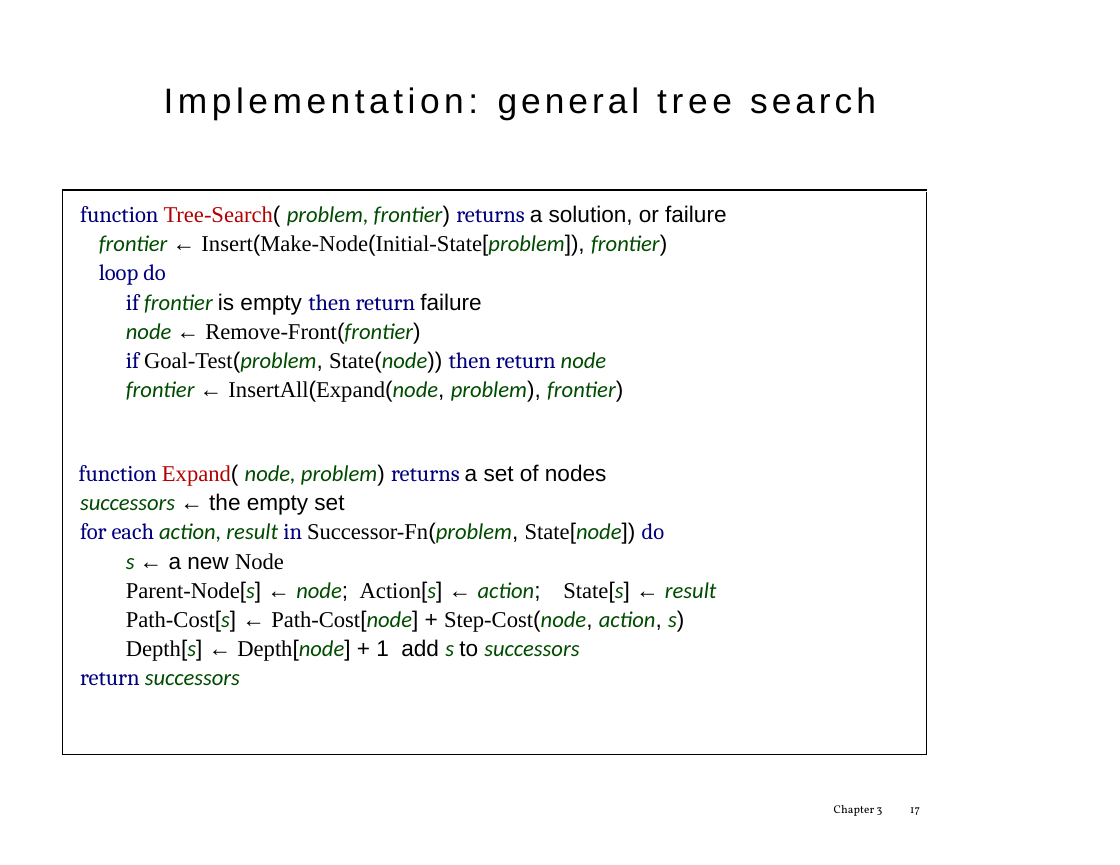
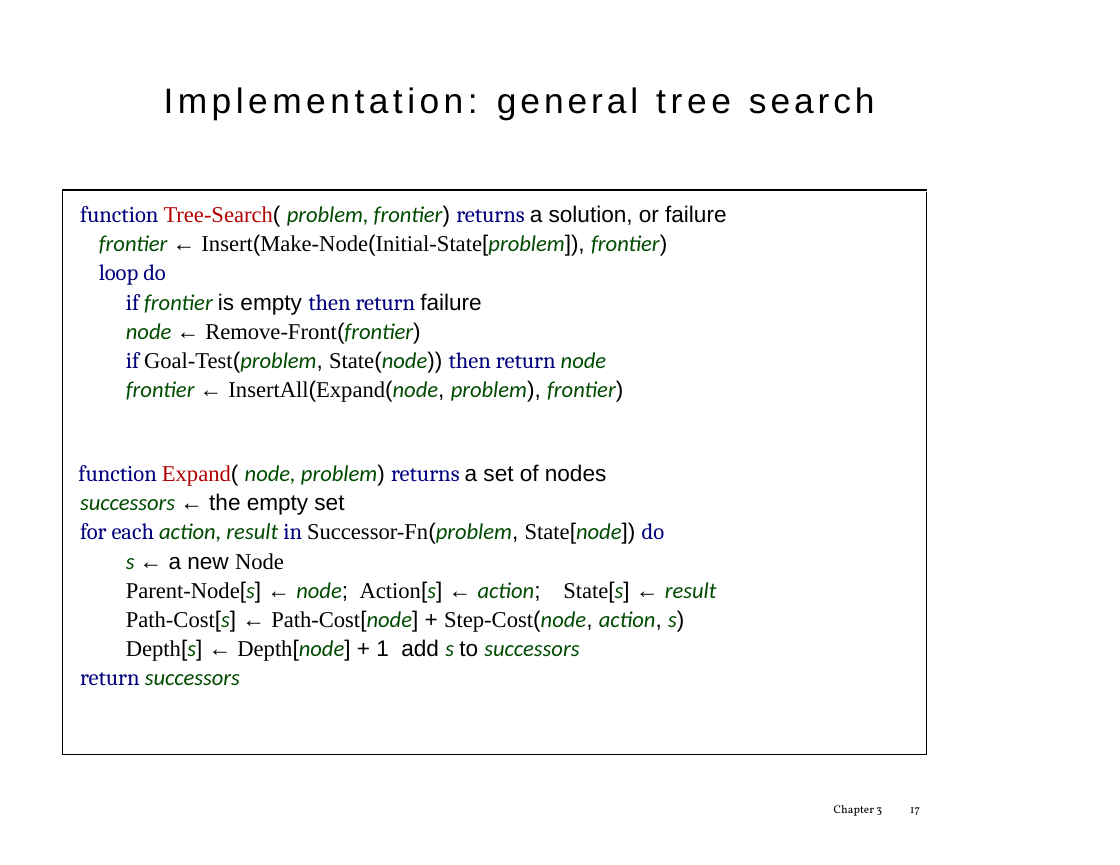
Before and after one commit to tdhock/cs470-570-spring-2023, a slide deck: slide 17 of slides/chapter3.1.pptx. Drawn at 1120x865 pixels with LibreOffice and Linux fonts; fonts in the diff are those of the drawing; background and template pictures are left out. Boxes give left, top, right and bottom in pixels: in the first picture for what was removed or moved away, otherwise in the second. Text is boxed around its words. In the diff, an @@ line names an element or a change of style, - is before the commit and + after.

```diff
--- a/slides/chapter3.1.pptx
+++ b/slides/chapter3.1.pptx
@@ text "Implementation: general tree search" at [164, 87, 875, 119]: letter spacing 3.4 to 3.3 pt in "tree" @@
```
Also in this commit, not shown: 24 other slides changed, 7 other files.
